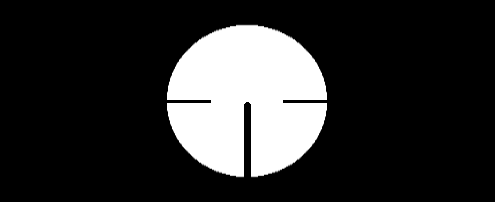
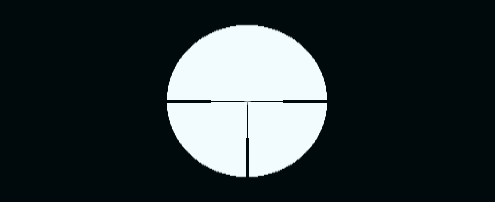
Comparing the layer stacks of the two 495 × 202 images. Changes:
added group "3" with 2 layers above "2" over [0, 0, 495, 202]
added layer "Layer 2" (5%) in group "3" over [0, 0, 495, 202]
added layer "Layer 1" in group "3" over [167, 100, 327, 178]
hid "2" over [167, 100, 327, 178]
